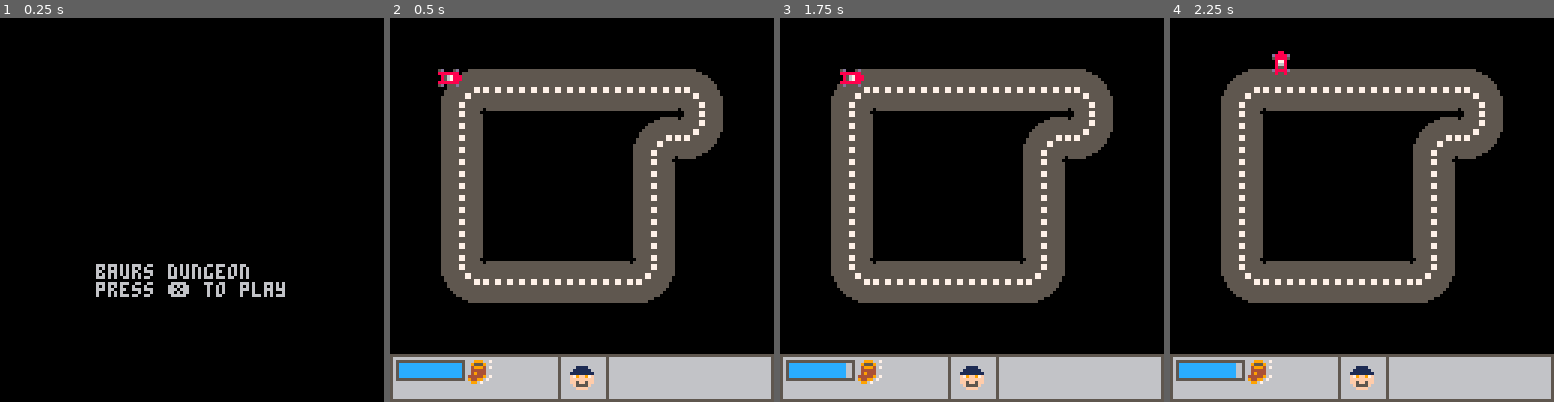
Above: before the commit, frames 1-4 (left to right).
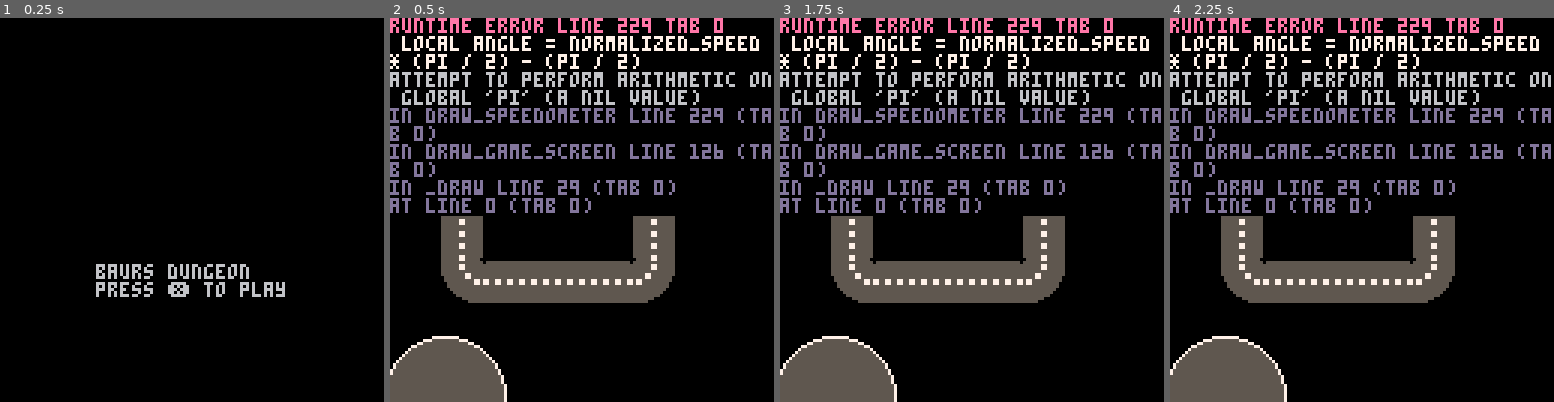
Above: after the commit, the same moments.

Repository: The-Zealander/Vektor-race-clone
Game: PICO-8 cartridge racinggame.p8
The game is run twice, just before and just after one commit, with the same random seed, the same clock (stepped at 60 frames per second) and the same inputs.
Inputs:
- Up to frame 1 (0.25 s): no input
- Up to frame 2 (0.5 s): tap X (X key) at 0.33 s
- Up to frame 3 (1.75 s): tap O (Z key) at 0.7, 1.7 s; tap X (X key) at 1.07 s; hold Right from 1.6 s (still down)
- Up to frame 4 (2.25 s): tap X (X key) at 1.85 s; release Right at 2.1 s; tap O (Z key) at 2.1 s; hold Up from 2.15 s (still down)

Frame 1 is identical in both runs. In frame 2, 35% of the frame differs, in the area x 0-100%, y 0-100%; in frame 3, 35%; in frame 4, 35%.
Error after the commit: runtime error line 229 tab 0; local angle = normalized_speed * (pi / 2) - (pi / 2); attempt to perform arithmetic on global 'pi' (a nil value)

Commit message:
Add files via upload

Diff:
--- a/racinggame.p8
+++ b/racinggame.p8
@@ -59,11 +59,11 @@
 --game_screen
 
 function init_game_screen()
- init_baur()
+ init_player()
  level_width = 1024
  level_height = 512
- cam_x=0
- cam_y=0
+ cam_x=64
+ cam_y=64
 end
 
 function is_wall_tile(x, y)
@@ -90,8 +90,8 @@
 
 function update_game_screen()
  --simple cam
- cam_x=baur.x-64+4
- cam_y=baur.y-64+4
+ cam_x=player.x-64+4
+ cam_y=player.y-64+4
  if cam_x<0 then
   cam_x=0
  end
@@ -105,7 +105,7 @@
   cam_y=512-128
  end
  camera(cam_x,cam_y)
- update_baur()
+ update_player()
 end
 
 -- function to draw the ui
@@ -125,150 +125,134 @@
 function draw_game_screen()
  cls(0)
  map()
- draw_baur()
- draw_ui()
- for f in all(firebolts) do
-  draw_firebolt (f)
- end
- for e in all(enemies) do
-  draw_enemy(e)
- end
+ draw_player()
+ draw_speedometer(18+cam_x, 126+cam_y, 20)
  draw_iui()
 end
 -->8
---baur/player
-
-baur = {
+-- player/player
+
+player = {
  x = 60,
  y = 60,
- speed = 1,
- walk = 1,
- sprint = 2,
- direction = "right",
- hp = 5,
- max_stamina = 10,
- stamina = 10,
- stamina_regen = 5 / 30,
- stamina_loss = 10 / 30,
- firebolt_timer = 0,
+ dx = 0, -- horizontal velocity
+ dy = 0, -- vertical velocity
+ max_kph = 170, -- max speed in kph
+ max_speed = 1.5, -- max speed in game units
+ accel_kph = 10, -- acceleration in kph per second
+ decel_kph = 5, -- deceleration in kph per second
+ friction = 0.98, -- friction factor for natural slowdown
+ direction = "down", -- initial direction
 }
 
-function init_baur()
- baur.x = 16
- baur.y = 16
- baur.speed = baur.walk
- baur.stamina = baur.max_stamina
-end
-
-function update_baur()
- local new_x, new_y = baur.x, baur.y
+function init_player()
+ player.x = 16
+ player.y = 16
+ player.dx = 0
+ player.dy = 0
+ player.direction = "down"
+end
+
+function update_player()
+ -- convert max speed in kph to game units
+ local max_game_speed = player.max_kph / 170 -- scale factor
+ local accel = player.accel_kph / 170
+ local decel = player.decel_kph / 170
+
+ -- acceleration logic for velocity vector
  if btn(⬅️) then
-  new_x -= baur.speed
-  baur.direction = "left"
- end
- if btn(➡️) then
-  new_x += baur.speed
-  baur.direction = "right"
- end
- if not is_wall_tile_area(new_x, baur.y) then
-  baur.x = new_x
- end
+  player.dx = max(player.dx - accel, -max_game_speed)
+  player.direction = "left"
+ elseif btn(➡️) then
+  player.dx = min(player.dx + accel, max_game_speed)
+  player.direction = "right"
+ else
+  -- decelerate horizontally
+  player.dx *= player.friction
+ end
+
  if btn(⬆️) then
-  new_y -= baur.speed
-  baur.direction = "up"
- end
- if btn(⬇️) then
-  new_y += baur.speed
-  baur.direction = "down"
- end
- if not is_wall_tile_area(baur.x, new_y) then
-  baur.y = new_y
- end
- if btn(🅾️) then
-  if baur.stamina > 4 then
-   baur.speed = baur.sprint
-   baur.stamina -= baur.stamina_loss
-   if baur.stamina < 0 then
-    baur.stamina = 0
-   end
-  elseif baur.stamina > 0 then
-   baur.stamina -= baur.stamina_loss
-   if baur.stamina < 0 then
-    baur.stamina = 0
-    baur.speed = baur.walk
-   end
-  end
+  player.dy = max(player.dy - accel, -max_game_speed)
+  player.direction = "up"
+ elseif btn(⬇️) then
+  player.dy = min(player.dy + accel, max_game_speed)
+  player.direction = "down"
  else
-  baur.speed = baur.walk
- end
- if baur.speed == baur.walk then
-  if baur.stamina <= 10 then
-   baur.stamina += baur.stamina_regen
-   if baur.stamina > baur.max_stamina then
-    baur.stamina = baur.max_stamina
-   end
-  elseif baur.stamina > 0 then
-   baur.stamina += baur.stamina_regen
-   if baur.stamina > baur.max_stamina then
-    baur.stamina = baur.max_stamina
-   end
-  end
- end
-end
-
-function draw_baur()
-
- if baur.direction == "up" then
-  spr(1, baur.x, baur.y)
- elseif baur.direction == "down" then
-  spr(3, baur.x, baur.y)
- elseif baur.direction == "left" then
-  spr(2, baur.x, baur.y)
- elseif baur.direction == "right" then
-  spr(4, baur.x, baur.y)
- end
-end
+  -- decelerate vertically
+  player.dy *= player.friction
+ end
+
+ -- update position based on velocity
+ local new_x = player.x + player.dx
+ local new_y = player.y + player.dy
+
+ -- prevent movement into walls
+ if not is_wall_tile_area(new_x, player.y) then
+  player.x = new_x
+ end
+ if not is_wall_tile_area(player.x, new_y) then
+  player.y = new_y
+ end
+end
+
+function draw_player()
+ -- draw the player sprite based on direction
+ if player.direction == "up" then
+  spr(1, player.x, player.y)
+ elseif player.direction == "down" then
+  spr(3, player.x, player.y)
+ elseif player.direction == "left" then
+  spr(2, player.x, player.y)
+ elseif player.direction == "right" then
+  spr(4, player.x, player.y)
+ end
+end
+
 -->8
---ui
-
-function init_ui()
-
-end
-
-function update_ui()
-
-end
-
-function draw_ui()
---ui box
-	rectfill(0+cam_x,112+cam_y,127+cam_x,127+cam_y,6)
-	rect(0+cam_x,112+cam_y,127+cam_x,127+cam_y,5)
-	rect(56+cam_x,112+cam_y,72+cam_x,127+cam_y,5)
---hp icon
- if baur.hp == 5 then
-  spr(5, 60+cam_x, 116+cam_y)
- elseif baur.hp == 4 then
-  spr(6, 60+cam_x, 116+cam_y)
- elseif baur.hp == 3 then
-  spr(7, 60+cam_y, 116+cam_y)
- elseif baur.hp == 2 then
-  spr(8, 60+cam_x, 116+cam_y)
- elseif baur.hp == 1 then
-  spr(9, 60+cam_x, 116+cam_y)
- elseif baur.hp <= 0 then
- end
---stamia bar
- rect(2+cam_x,114+cam_y,24+cam_x,120+cam_y)
- spr(14,26+cam_x,114+cam_y)
- stam = flr(baur.stamina)
- stams=3+stam*2
- if stam >= 7 then
-  rectfill(3+cam_x,115+cam_y,stams+cam_x,119+cam_y,(12))
- elseif stam >= 4 then
-  rectfill(3+cam_x,115+cam_y,stams+cam_x,119+cam_y,(9))
- else rectfill(3+cam_x,115+cam_y,stams+cam_x,119+cam_y,(8))
- end
-end
+-- ui/speedometer
+
+function draw_speedometer(x, y, radius)
+ -- draw the outer circle of the speedometer
+ circfill(x, y, radius, 5) -- background
+ circ(x, y, radius, 7) -- border
+
+ -- calculate player speed magnitude in game units
+ local speed_game_units = sqrt(player.dx^2 + player.dy^2)
+
+ -- convert speed to kph
+ local kph = speed_game_units * player.max_kph / player.max_speed
+
+ -- ensure speed doesn't exceed the max kph
+ kph = mid(0, kph, player.max_kph)
+
+ -- normalize speed for needle position (0 to 1)
+ local normalized_speed = kph / player.max_kph
+
+ -- angle for the needle (from -90るぬ to +90るぬ or -エ█/2 to +エ█/2 radians)
+ local angle = normalized_speed * (pi / 2) - (pi / 2)
+
+ -- calculate needle position
+ local needle_x = x + cos(angle) * (radius - 4)
+ local needle_y = y + sin(angle) * (radius - 4)
+
+ -- draw the needle
+ line(x, y, needle_x, needle_y, 8)
+
+ -- draw tick marks for speedometer
+ for i = 0, 10 do
+  local tick_angle = i * (pi / 10) - (pi / 2)
+  local tick_x1 = x + cos(tick_angle) * (radius - 2)
+  local tick_y1 = y + sin(tick_angle) * (radius - 2)
+  local tick_x2 = x + cos(tick_angle) * (radius - 6)
+  local tick_y2 = y + sin(tick_angle) * (radius - 6)
+  line(tick_x1, tick_y1, tick_x2, tick_y2, 7)
+ end
+
+ -- display the numerical speed value
+ print("speed:", x - 15, y - radius - 10, 7)
+ print(flr(kph).." kph", x - 10, y - radius + 2, 7)
+end
+
 __gfx__
 0000000000088000000000000580085000000000001111000011110000111100001161000a161100000099000000000000a0a000000000000099900777777777
 000000000d8888d00d5000d50d8888d05d0005d00111111001111110011116100111661001a16110000a89a00a99aaa00a00a000000000000955596077777777
